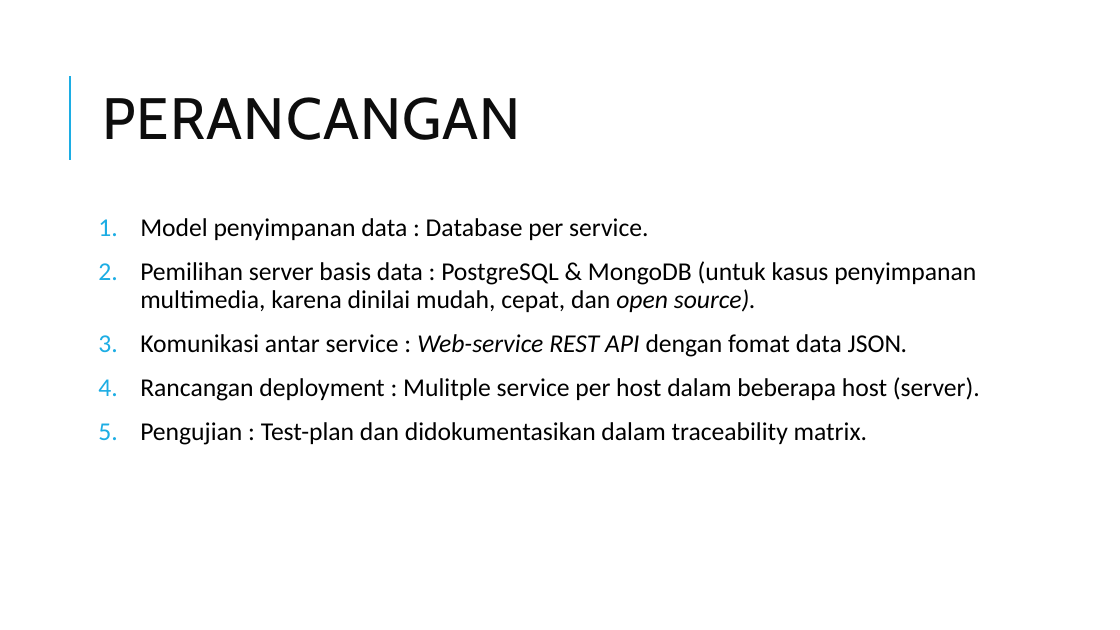
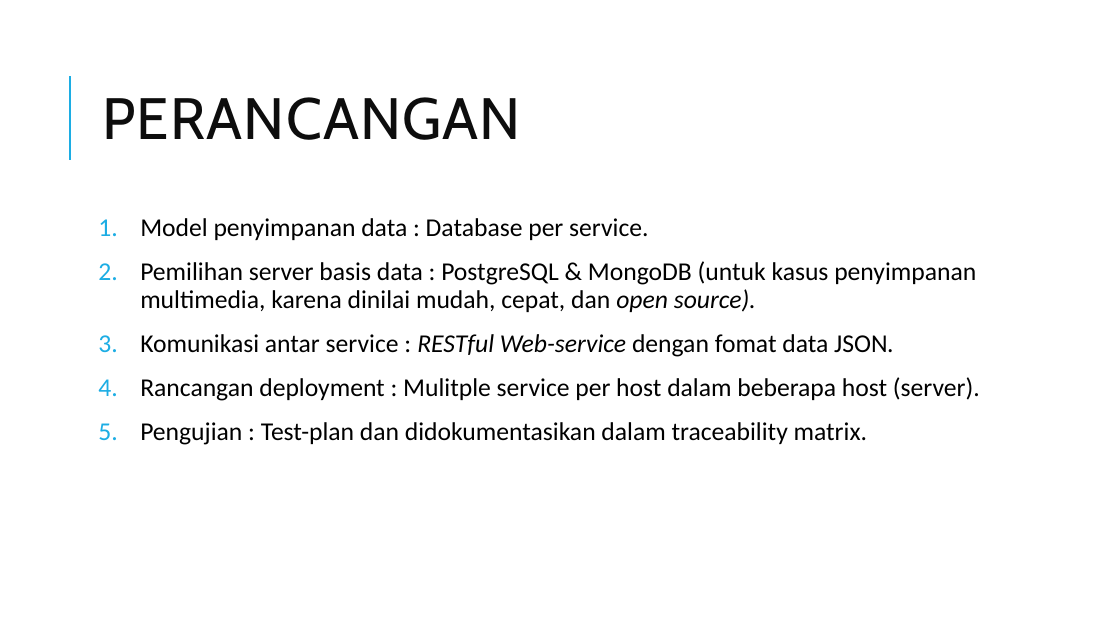
Before and after one commit to edriclaksaputra/tugasakhir, a slide deck: slide 34 of PPT.pptx (slide 33 before the commit). Drawn at 1120x630 pixels with LibreOffice and Linux fonts; fonts in the diff are those of the drawing. Boxes give left, top, right and bottom in pixels: in the first picture for what was removed or moved away, otherwise in the second. Text is boxed around its words. In the diff, an @@ line names an element or a change of style, - is before the commit and + after.

```diff
--- a/PPT.pptx
+++ b/PPT.pptx
@@ text at bbox=[140, 334, 894, 357]: text changed @@
-3. Komunikasi antar service : Web-service REST API dengan fomat data JSON.
+3. Komunikasi antar service : RESTful Web-service dengan fomat data JSON.
```
Also in this commit, not shown: 12 other slides changed, 3 slides added, 1 slide removed, 5 other files.
